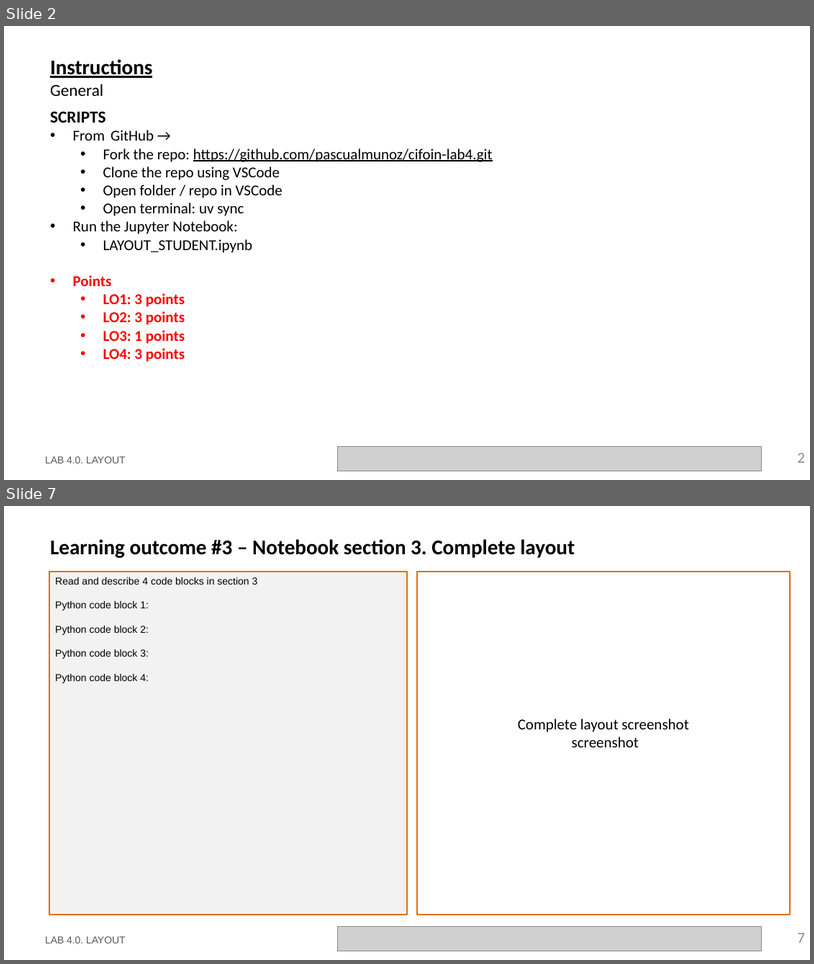
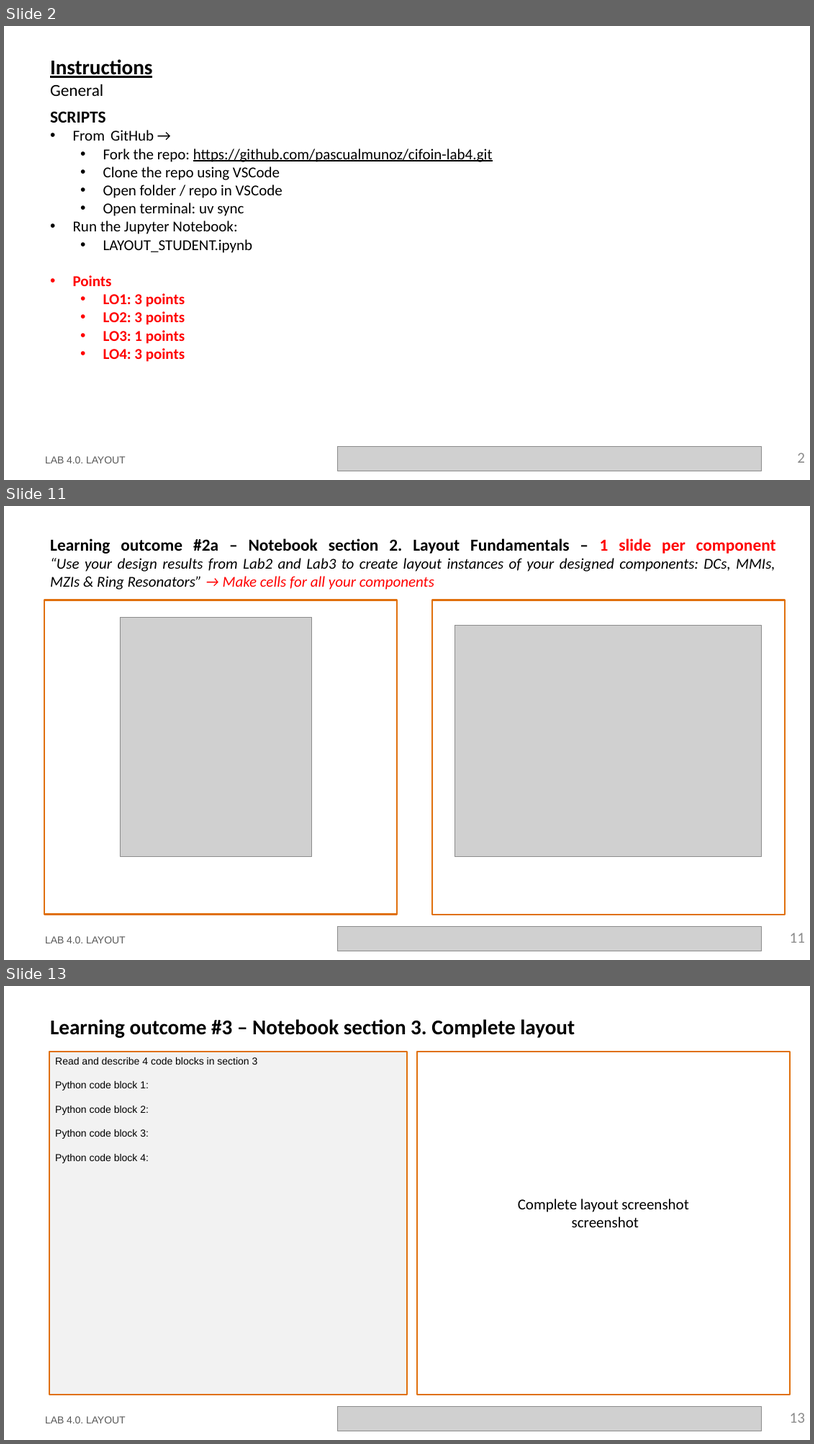
Before and after one commit to Japeacru/cifoin-lab4, a slide deck: LabBook_40.pptx. Shown one above the other, each under a label of ours: slides 2 and 7 before the commit, slides 2, 11 and 13 after it; the slides between them are not shown. The pictures are 814x964 and 814x1444 pixels, drawn with LibreOffice and Linux fonts; fonts in the diff are those of the drawing; grey boxes stand for pictures; background and template pictures are left out. Boxes give left, top, right and bottom in pixels: in the first picture for what was removed or moved away, otherwise in the second. Text is boxed around its words. In the diff, an @@ line names an element or a change of style, - is before the commit and + after.

```diff
--- a/LabBook_40.pptx
+++ b/LabBook_40.pptx
@@ slide 11 added at <box>4,506,810,960</box>, background #FFFFFF @@
@@ title added at <box>50,538,777,590</box>, 18 pt, text #000000, italic @@
+Learning outcome #2a – Notebook section 2. Layout Fundamentals – 1 slide per component
+“Use your design results from Lab2 and Lab3 to create layout instances of your designed components: DCs, MMIs, MZIs & Ring Resonators” → Make cells for all your components
@@ rectangle added at <box>44,600,397,914</box>, outline #E0700D 2.25 pt @@
@@ rectangle added at <box>432,600,785,914</box>, outline #E0700D 2.25 pt @@
@@ picture added at <box>120,617,313,856</box> @@
@@ picture added at <box>455,626,762,856</box> @@
@@ text added at <box>45,936,126,943</box>, 12 pt, text #585858 @@
+LAB 4.0. LAYOUT
@@ picture added at <box>338,926,762,951</box> @@
@@ page number added at <box>790,932,805,942</box>, 18 pt, text #8C8C8C @@
+11
@@ what was slide 7 is now slide 13 @@
@@ page number at <box>790,1412,805,1422</box>: text changed @@
-7
+13
```
Also in this commit, not shown: 4 slides changed, 5 other slides added, 1 other file.
